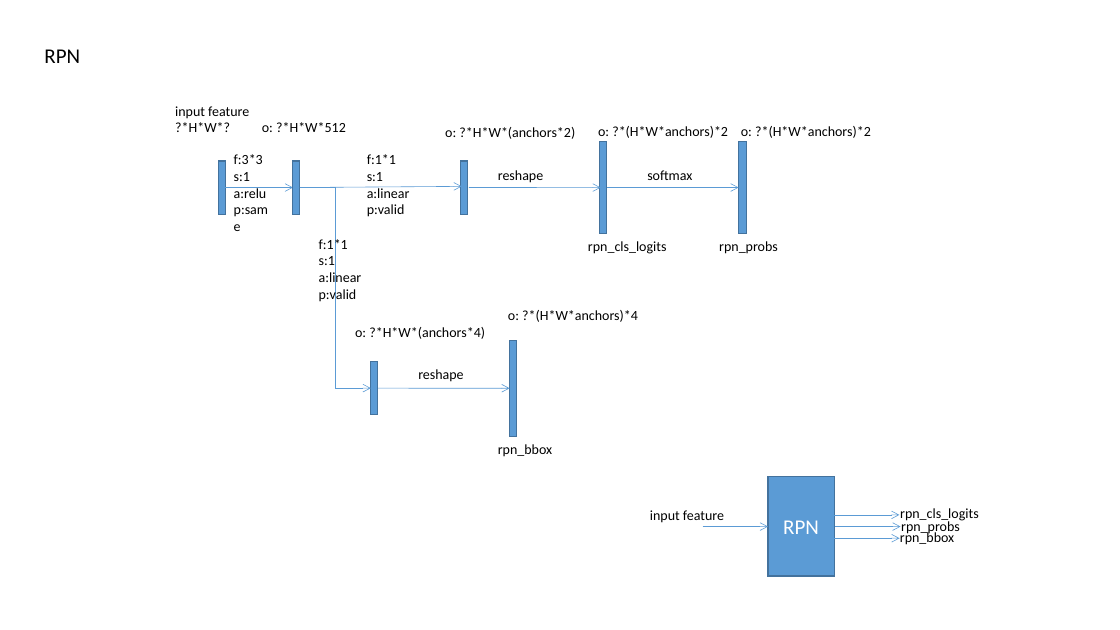
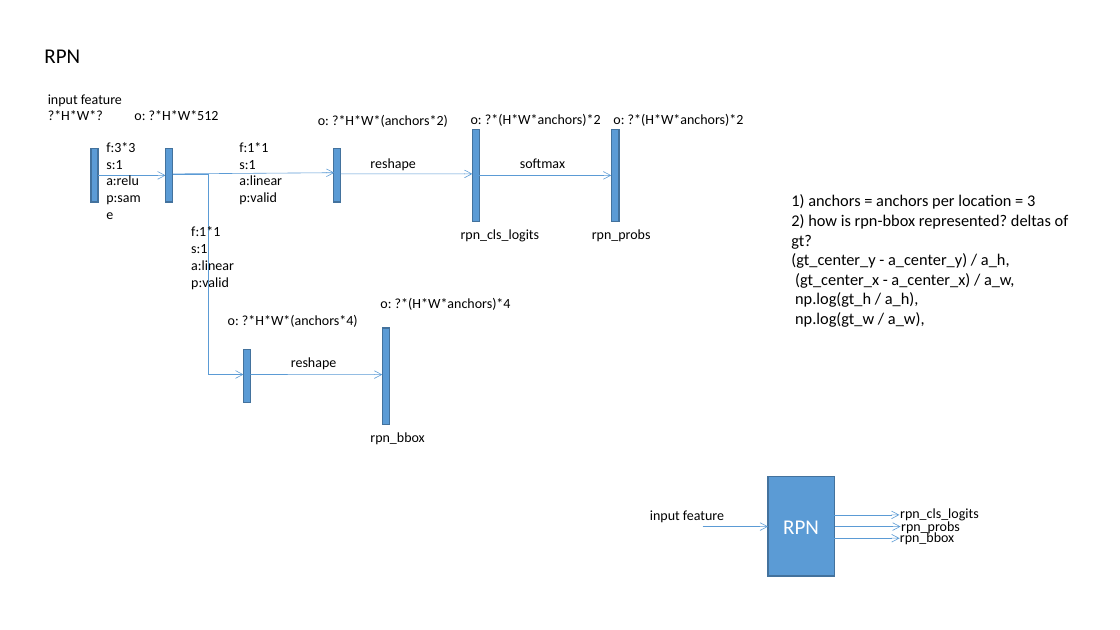
Before and after one commit to naurril/naurril.github.com, a slide deck: slide 3 of assets/MASK RCNN.pptx (slide 1 before the commit). Drawn at 1120x630 pixels with LibreOffice and Linux fonts; fonts in the diff are those of the drawing. Boxes give left, top, right and bottom in pixels: in the first picture for what was removed or moved away, otherwise in the second. Text is boxed around its words. In the diff, an @@ line names an element or a change of style, - is before the commit and + after.

```diff
--- a/assets/MASK RCNN.pptx
+++ b/assets/MASK RCNN.pptx
@@ rectangle moved from (x1=739, y1=142, x2=746, y2=234) to (x1=612, y1=129, x2=619, y2=222) @@
@@ 4 rectangles, 3 texts, 2 arrows moved together from (x1=218, y1=154, x2=778, y2=414) to (x1=91, y1=142, x2=651, y2=402) @@
@@ 3 arrows, 1 rectangle, 1 elbow arrow moved together from (x1=300, y1=142, x2=607, y2=388) to (x1=172, y1=129, x2=479, y2=375) @@
@@ text added at (x1=791, y1=194, x2=1069, y2=327), 14 pt, text #000000 @@
+1) anchors = anchors per location = 3
+2) how is rpn-bbox represented? deltas of gt?
+(gt_center_y - a_center_y) / a_h,
+(gt_center_x - a_center_x) / a_w,
+np.log(gt_h / a_h),
+np.log(gt_w / a_w),
@@ 13 texts, 1 rectangle moved together from (x1=175, y1=106, x2=871, y2=457) to (x1=48, y1=94, x2=744, y2=445) @@
```
Also in this commit, not shown: 3 other slides changed, 6 slides added.
